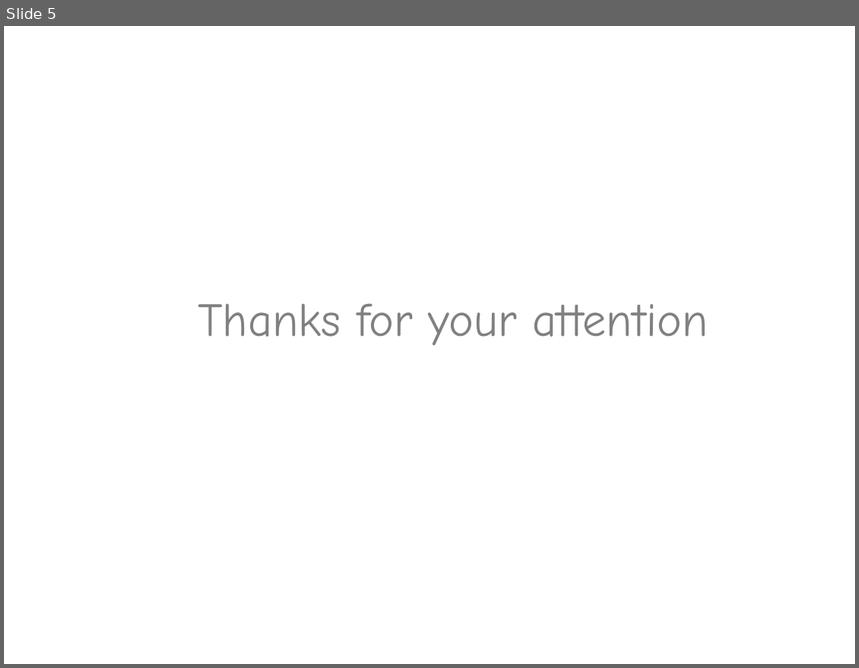
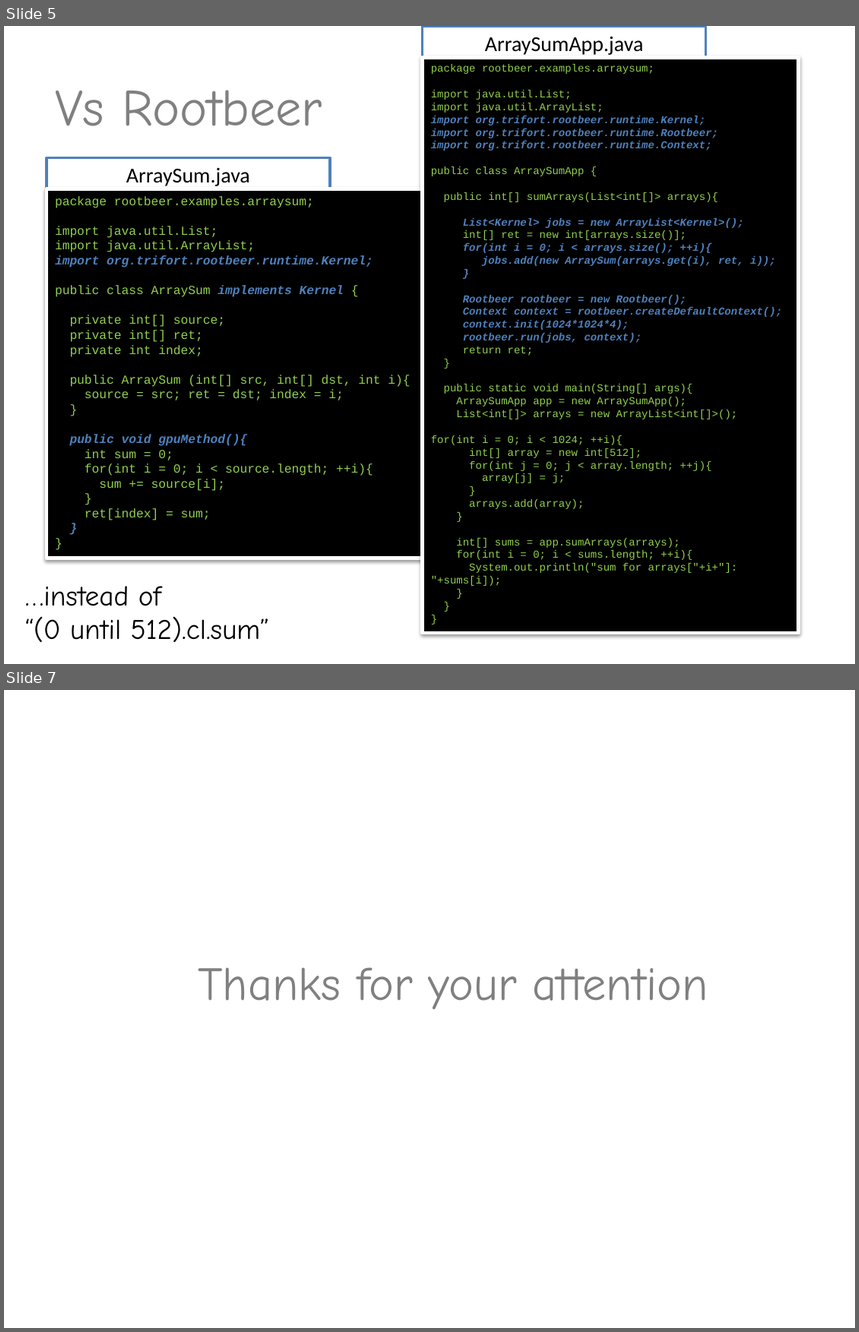
Before and after one commit to valdisxp1/scalaCL-chisel-presentation, a slide deck: ScalaCL_Chissel.pptx. Shown one above the other, each under a label of ours: slide 5 before the commit, slides 5 and 7 after it; the slides between them are not shown. The pictures are 859x668 and 859x1332 pixels, drawn with LibreOffice and Linux fonts; fonts in the diff are those of the drawing. Boxes give left, top, right and bottom in pixels: in the first picture for what was removed or moved away, otherwise in the second. Text is boxed around its words. In the diff, an @@ line names an element or a change of style, - is before the commit and + after.

```diff
--- a/ScalaCL_Chissel.pptx
+++ b/ScalaCL_Chissel.pptx
@@ slide 5 added at bbox=[4, 26, 855, 664], background #FFFFFF @@
@@ rectangle added at bbox=[423, 26, 706, 59], fill #FFFFFF, outline #4F81BD 2 pt, 18 pt, text #000000 @@
+ArraySumApp.java
@@ rectangle added at bbox=[423, 57, 799, 634], fill #000000, outline #FFFFFF 3 pt, 9 pt, text #92D050 @@
+package rootbeer.examples.arraysum;
+import java.util.List;
+import java.util.ArrayList;
+import org.trifort.rootbeer.runtime.Kernel;
+import org.trifort.rootbeer.runtime.Rootbeer;
+import org.trifort.rootbeer.runtime.Context;
+public class ArraySumApp {
+public int[] sumArrays(List<int[]> arrays){
+List<Kernel> jobs = new ArrayList<Kernel>();
+int[] ret = new int[arrays.size()];
+for(int i = 0; i < arrays.size(); ++i){
+jobs.add(new ArraySum(arrays.get(i), ret, i));
+}
+Rootbeer rootbeer = new Rootbeer();
+Context context = rootbeer.createDefaultContext();
+context.init(1024*1024*4);
+rootbeer.run(jobs, context);
+return ret;
+}
+public static void main(String[] args){
+ArraySumApp app = new ArraySumApp();
+List<int[]> arrays = new ArrayList<int[]>();
+for(int i = 0; i < 1024; ++i){
+int[] array = new int[512];
+for(int j = 0; j < array.length; ++j){
+array[j] = j;
+}
+arrays.add(array);
+}
+int[] sums = app.sumArrays(arrays);
+for(int i = 0; i < sums.length; ++i){
+System.out.println("sum for arrays["+i+"]: "+sums[i]);
+}
+}
+}
@@ title added at bbox=[55, 90, 322, 126], 44 pt, text #808080 @@
+Vs Rootbeer
@@ rectangle added at bbox=[47, 158, 330, 191], fill #FFFFFF, outline #4F81BD 2 pt, 18 pt, text #000000 @@
+ArraySum.java
@@ rectangle added at bbox=[47, 189, 423, 558], fill #000000, outline #FFFFFF 3 pt, 10.5 pt, text #92D050 @@
+package rootbeer.examples.arraysum;
+import java.util.List;
+import java.util.ArrayList;
+import org.trifort.rootbeer.runtime.Kernel;
+public class ArraySum implements Kernel {
+private int[] source;
+private int[] ret;
+private int index;
+public ArraySum (int[] src, int[] dst, int i){
+source = src; ret = dst; index = i;
+}
+public void gpuMethod(){
+int sum = 0;
+for(int i = 0; i < source.length; ++i){
+sum += source[i];
+}
+ret[index] = sum;
+}
+}
@@ text added at bbox=[25, 586, 270, 642], 24 pt, text #000000 @@
+…instead of
+“(0 until 512).cl.sum”
@@ what was slide 5 is now slide 7 @@
```
Also in this commit, not shown: 2 slides changed, 2 other slides added, 1 slide removed.
